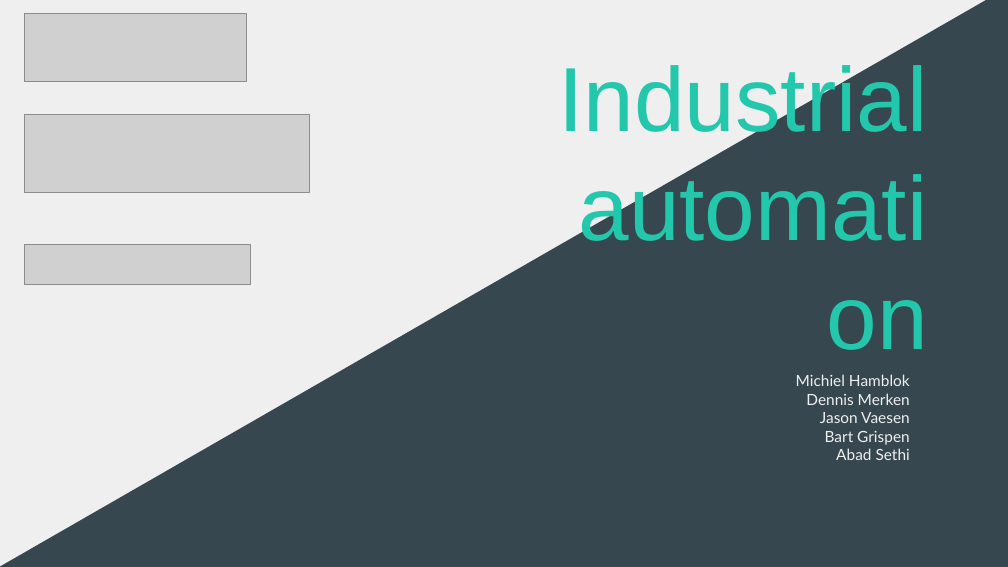
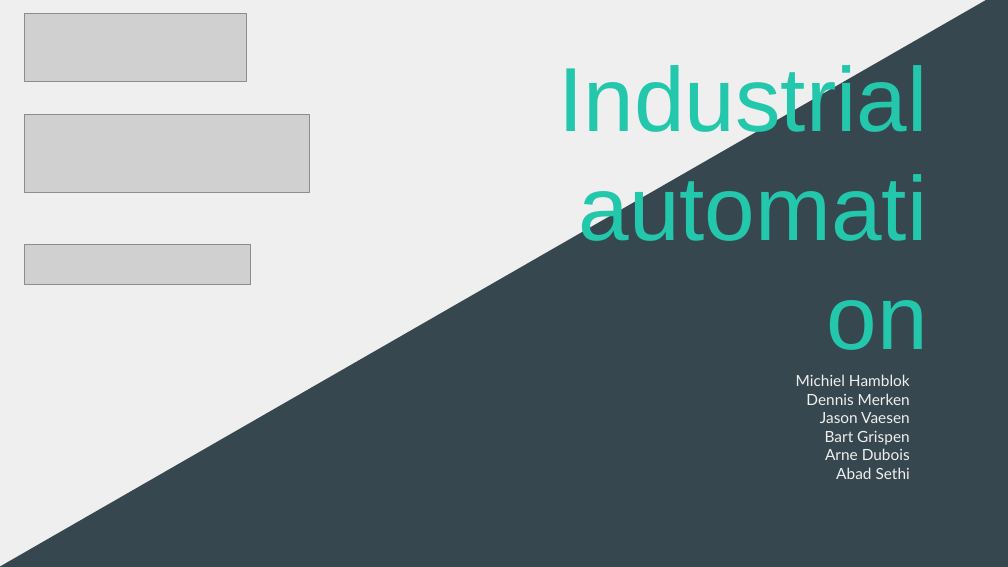
Before and after one commit to Koffiejoe/IA-EnOcean, a slide deck: slide 1 of Presentaties/4Wekelijkse PowerPoint/ppt_enocean_.pptx. Drawn at 1008x567 pixels with LibreOffice and Linux fonts; fonts in the diff are those of the drawing; grey boxes stand for pictures. Boxes give left, top, right and bottom in pixels: in the first picture for what was removed or moved away, otherwise in the second. Text is boxed around its words. In the diff, an @@ line names an element or a change of style, - is before the commit and + after.

Commit message:
Arne toegevoed in ppt

```diff
--- a/Presentaties/4Wekelijkse PowerPoint/ppt_enocean_.pptx
+++ b/Presentaties/4Wekelijkse PowerPoint/ppt_enocean_.pptx
@@ subtitle at (825, 448, 910, 460): paragraph added @@
+Arne Dubois
```
